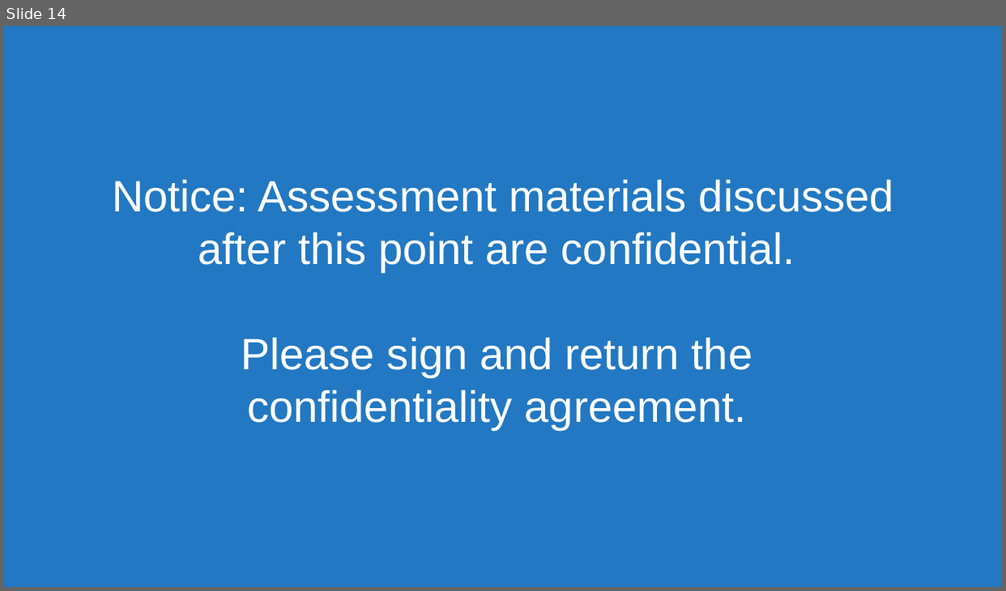
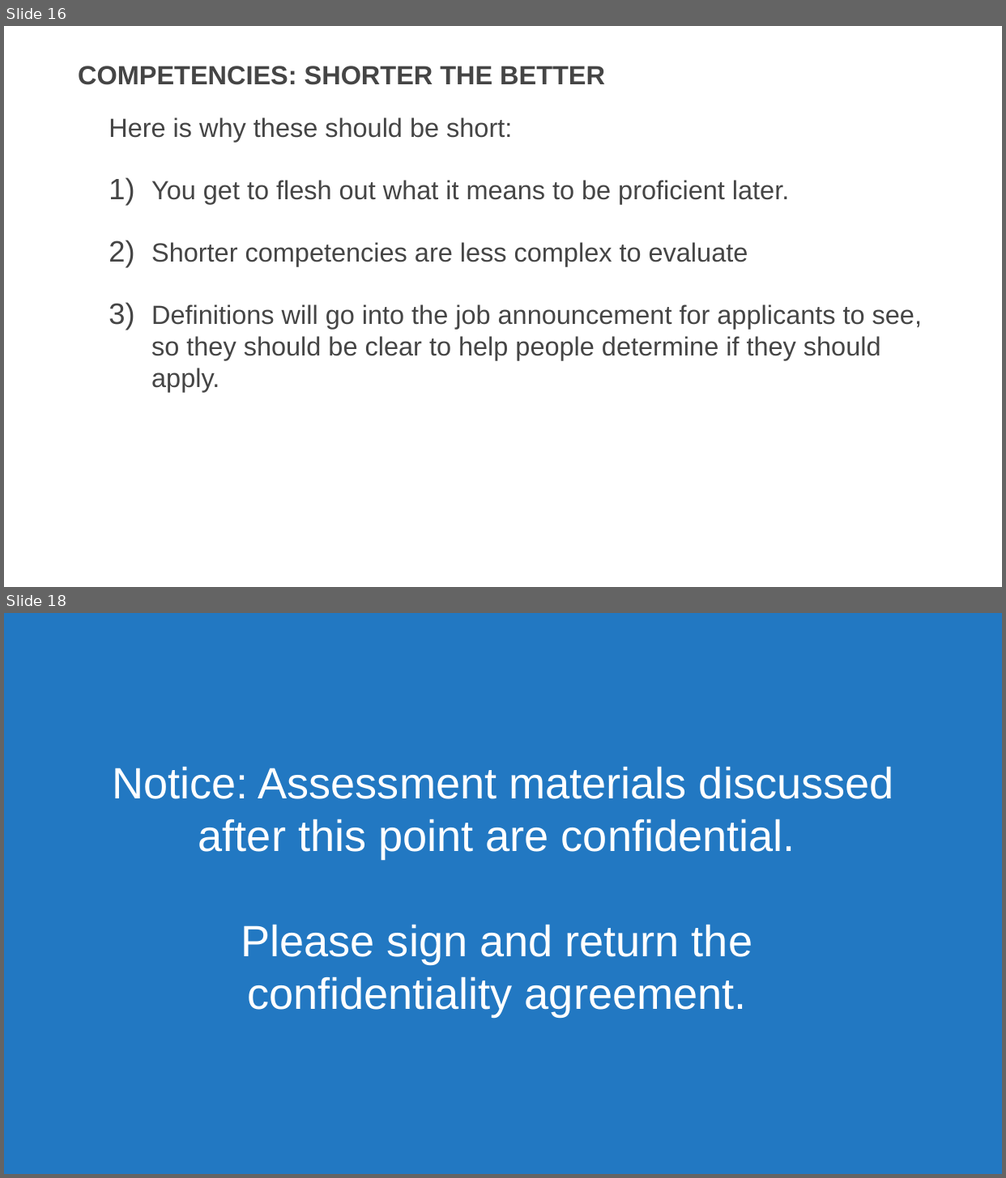
Before and after one commit to usds/SME-QA-Website, a slide deck: toolkit/job-analysis/job-analysis-presentation.pptx. Shown one above the other, each under a label of ours: slide 14 before the commit, slides 16 and 18 after it; the slides between them are not shown. The pictures are 1006x591 and 1006x1178 pixels, drawn with LibreOffice and Linux fonts; fonts in the diff are those of the drawing. Boxes give left, top, right and bottom in pixels: in the first picture for what was removed or moved away, otherwise in the second. Text is boxed around its words. In the diff, an @@ line names an element or a change of style, - is before the commit and + after.

```diff
--- a/toolkit/job-analysis/job-analysis-presentation.pptx
+++ b/toolkit/job-analysis/job-analysis-presentation.pptx
@@ slide 16 added at <box>4,26,1002,587</box>, background #FFFFFF @@
@@ title added at <box>78,66,605,85</box>, 36 pt, text #454545, bold @@
+COMPETENCIES: SHORTER THE BETTER
@@ text added at <box>108,118,922,392</box>, 36 pt, text #454545 @@
+  Here is why these should be short:
+  1) You get to flesh out what it means to be proficient later.
+  2) Shorter competencies are less complex to evaluate
+  3) Definitions will go into the job announcement for applicants to see, so they should be clear to help people determine if they should apply.
@@ what was slide 14 is now slide 18 @@
```
Also in this commit, not shown: 6 slides changed, 13 other slides added.
